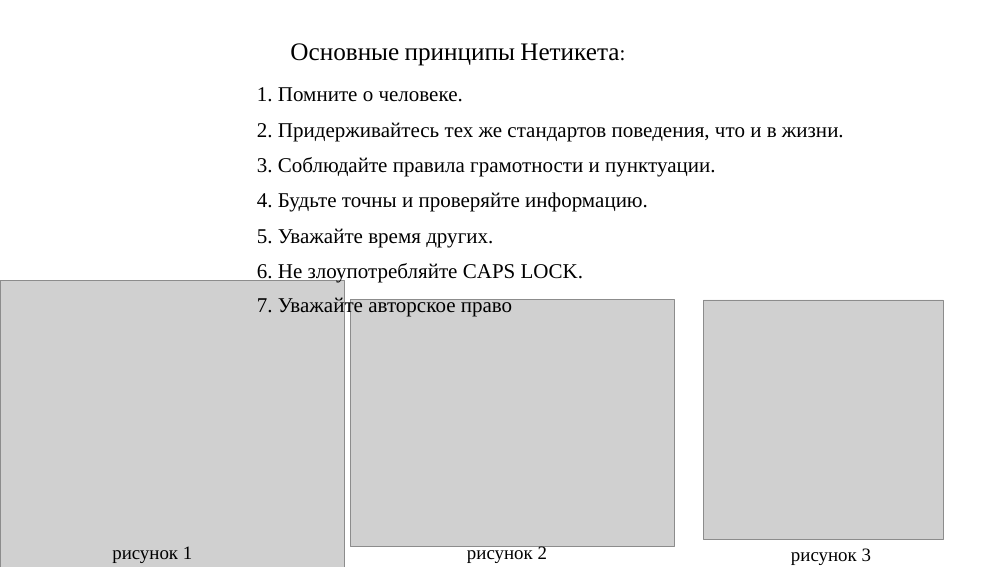
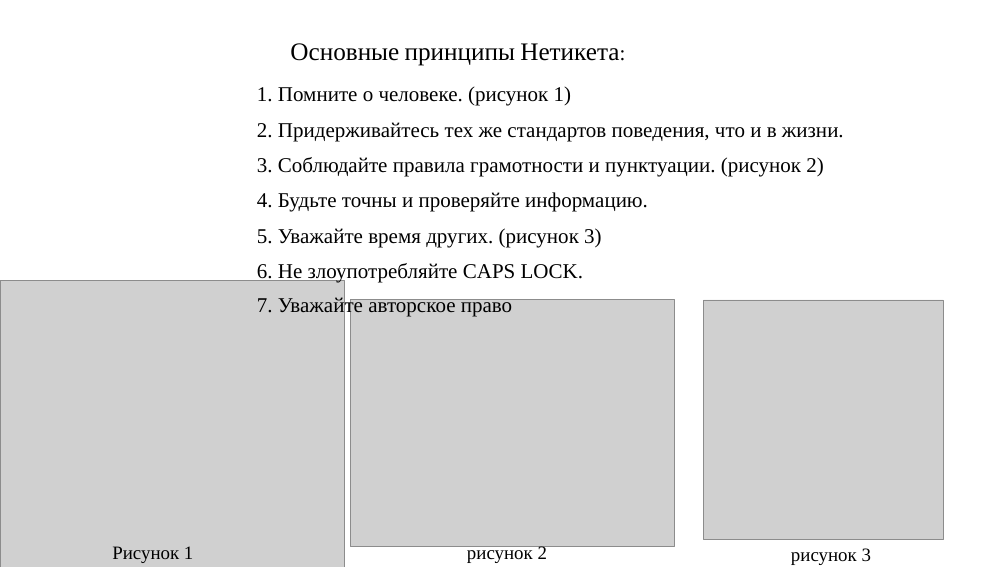
Before and after one commit to mashgrad/digital-fundamentals, a slide deck: slide 6 of documents/Одт_Цифровая_этика_культура_сетевого_этикета,_цифровой_последнее_lib.odp. Drawn at 1008x567 pixels with LibreOffice and Linux fonts; fonts in the diff are those of the drawing; grey boxes stand for pictures. Boxes give left, top, right and bottom in pixels: in the first picture for what was removed or moved away, otherwise in the second. Text is boxed around its words. In the diff, an @@ line names an element or a change of style, - is before the commit and + after.

```diff
--- a/documents/Одт_Цифровая_этика_культура_сетевого_этикета,_цифровой_последнее_lib.odp
+++ b/documents/Одт_Цифровая_этика_культура_сетевого_этикета,_цифровой_последнее_lib.odp
@@ text at box(257, 86, 572, 106): text changed @@
-1. Помните о человеке.
+1. Помните о человеке. (рисунок 1)
@@ text at box(257, 157, 824, 177): text changed @@
-3. Соблюдайте правила грамотности и пунктуации.
+3. Соблюдайте правила грамотности и пунктуации. (рисунок 2)
@@ text at box(257, 228, 602, 247): text changed @@
-5. Уважайте время других.
+5. Уважайте время других. (рисунок 3)
@@ text at box(112, 546, 193, 563): text changed @@
-рисунок 1
+Рисунок 1
```
Also in this commit, not shown: 1 other slide changed.
